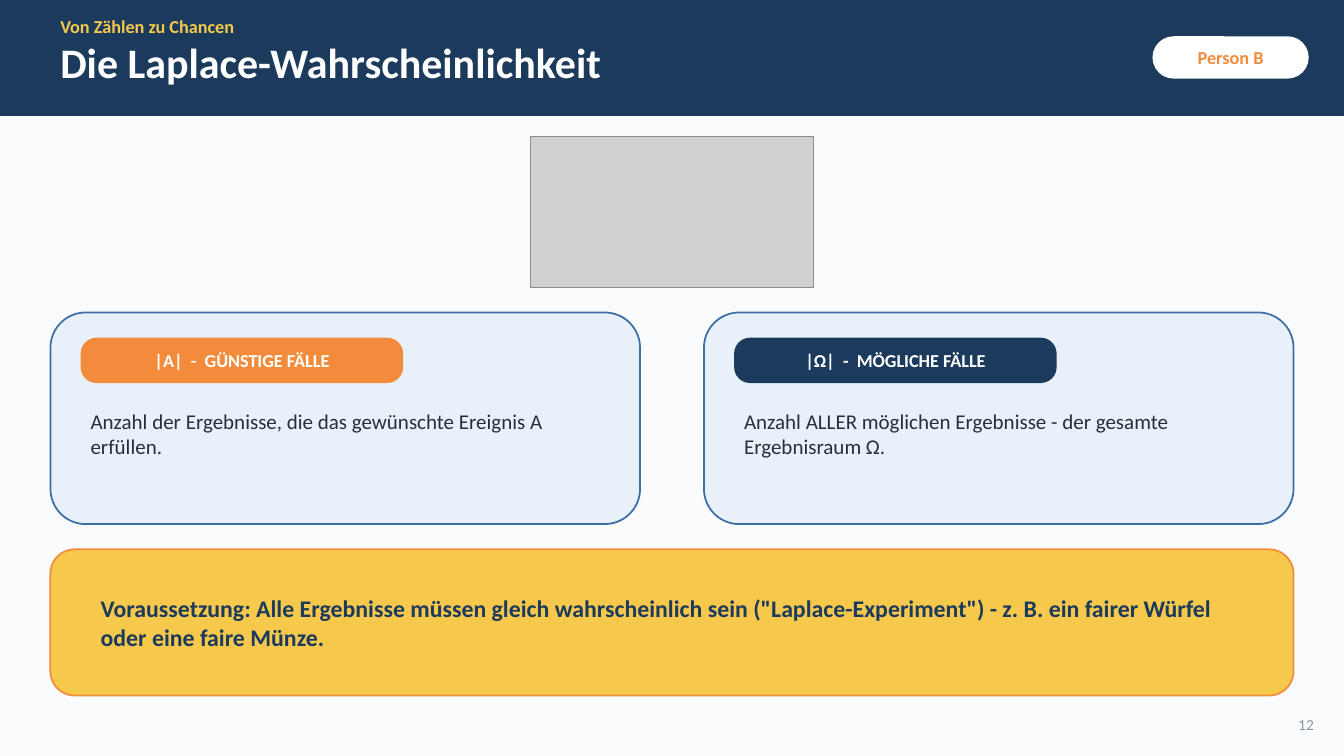
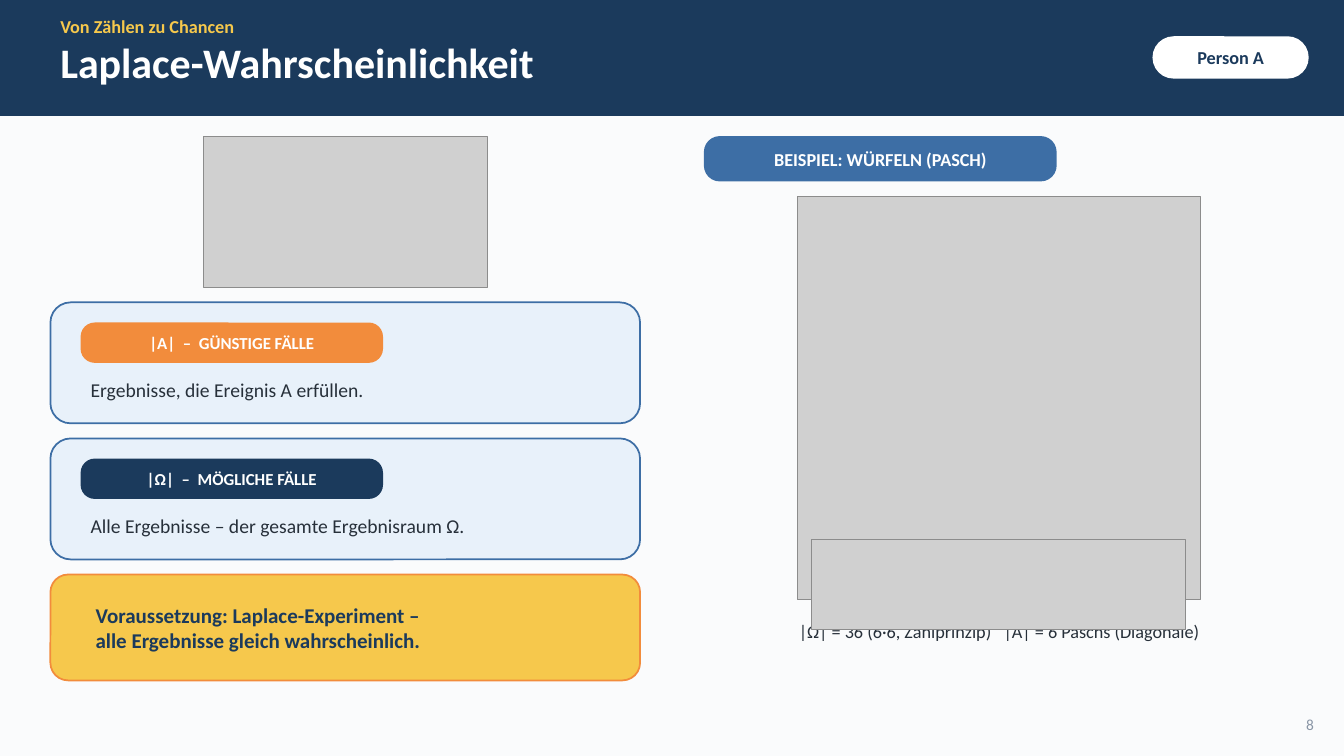
Before and after one commit to simonschick240308-hash/stuff4staff-upgrade, a slide deck: slide 8 of kombinatorik-praesentation/kombinatorik_praesentation.pptx (slide 12 before the commit). Drawn at 1344x756 pixels with LibreOffice and Linux fonts; fonts in the diff are those of the drawing; grey boxes stand for pictures. Boxes give left, top, right and bottom in pixels: in the first picture for what was removed or moved away, otherwise in the second. Text is boxed around its words. In the diff, an @@ line names an element or a change of style, - is before the commit and + after.

```diff
--- a/kombinatorik-praesentation/kombinatorik_praesentation.pptx
+++ b/kombinatorik-praesentation/kombinatorik_praesentation.pptx
@@ text at [60,48,533,85]: text changed @@
-Die Laplace-Wahrscheinlichkeit
+Laplace-Wahrscheinlichkeit
@@ text in rounded rectangle at [1197,52,1264,64]: text changed; text colour #F28C3C to #1B3A5C @@
-Person B
+Person A
@@ picture: place and size @@
-picture at [530,136,815,287]
+picture at [204,136,488,287]
@@ rounded rectangle added at [704,136,1057,181], fill #3D6EA5, 13 pt, text #FFFFFF, bold @@
+BEISPIEL: WÜRFELN (PASCH)
@@ picture added at [798,197,1201,600] @@
@@ rounded rectangle: place and size @@
-rounded rectangle at [50,313,640,524]
+rounded rectangle at [50,302,640,423]
@@ rounded rectangle "|A| – GÜNSTIGE FÄLLE": place and size @@
-rounded rectangle "|A| – GÜNSTIGE FÄLLE" at [81,338,403,383]
+rounded rectangle "|A| – GÜNSTIGE FÄLLE" at [81,323,383,363]
@@ text in rounded rectangle at [149,335,314,352]: text changed; size 13 to 12 pt @@
-|A| - GÜNSTIGE FÄLLE
+|A| – GÜNSTIGE FÄLLE
@@ text at [91,383,364,401]: text changed; size 15 to 14 pt @@
-Anzahl der Ergebnisse, die das gewünschte Ereignis A erfüllen.
+Ergebnisse, die Ereignis A erfüllen.
@@ rounded rectangle: place and size @@
-rounded rectangle at [704,313,1294,524]
+rounded rectangle at [50,439,640,560]
@@ rounded rectangle "|Ω| – MÖGLICHE FÄLLE": place and size @@
-rounded rectangle "|Ω| – MÖGLICHE FÄLLE" at [734,338,1057,383]
+rounded rectangle "|Ω| – MÖGLICHE FÄLLE" at [81,459,383,499]
@@ text in rounded rectangle at [147,471,316,488]: text changed; size 13 to 12 pt @@
-|Ω| - MÖGLICHE FÄLLE
+|Ω| – MÖGLICHE FÄLLE
@@ text at [91,519,464,537]: text changed; size 15 to 14 pt @@
-Anzahl ALLER möglichen Ergebnisse - der gesamte Ergebnisraum Ω.
+Alle Ergebnisse – der gesamte Ergebnisraum Ω.
@@ picture added at [812,539,1186,630] @@
@@ rounded rectangle: place and size @@
-rounded rectangle at [50,549,1294,696]
+rounded rectangle at [50,575,640,681]
@@ text at [96,608,420,652]: text changed; size 17 to 15 pt @@
-Voraussetzung: Alle Ergebnisse müssen gleich wahrscheinlich sein ("Laplace-Experiment") - z. B. ein fairer Würfel oder eine faire Münze.
+Voraussetzung: Laplace-Experiment –
+alle Ergebnisse gleich wahrscheinlich.
@@ text added at [799,623,1200,643], 13 pt, text #27303A @@
+|Ω| = 36 (6·6, Zählprinzip) |A| = 6 Paschs (Diagonale)
@@ text at [1306,719,1314,730]: text changed @@
-12
+8
```
Also in this commit, not shown: 8 other slides changed, 7 slides added, 11 slides removed, 5 other files.
